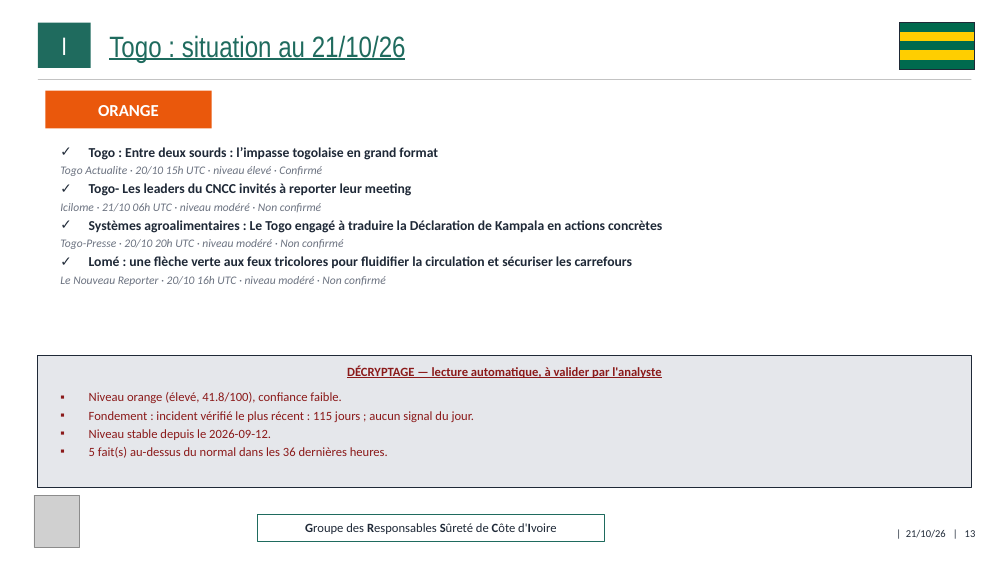
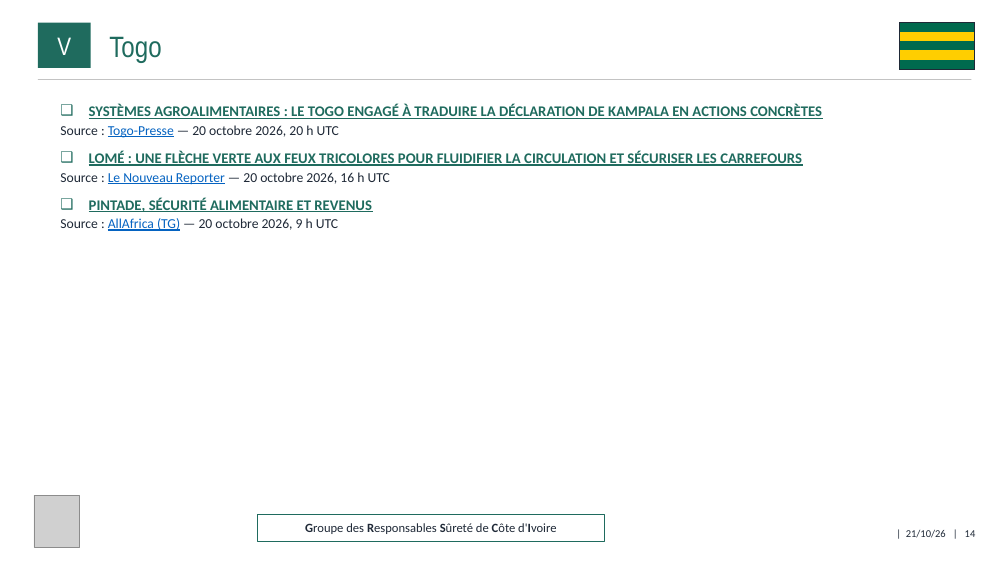
Before and after one commit to ytl1-ops/SentiqS, a slide deck: slide 14 of web/rapports/GRSCI/2026-10.pptx (slide 13 before the commit). Drawn at 1008x567 pixels with LibreOffice and Linux fonts; fonts in the diff are those of the drawing; grey boxes stand for pictures. Boxes give left, top, right and bottom in pixels: in the first picture for what was removed or moved away, otherwise in the second. Text is boxed around its words. In the diff, an @@ line names an element or a change of style, - is before the commit and + after.

```diff
--- a/web/rapports/GRSCI/2026-10.pptx
+++ b/web/rapports/GRSCI/2026-10.pptx
@@ text in rectangle at <box>57,37,71,55</box>: text changed @@
-I
+V
@@ text at <box>109,36,161,62</box>: text changed @@
-Togo : situation au 21/10/26
+Togo
@@ rectangle removed at <box>45,91,212,129</box> @@
-ORANGE
@@ text at <box>60,104,822,231</box>: text changed; size 13 to 14 pt; text colour #1F2937 to #1F6B5E @@
-✓ Togo : Entre deux sourds : l’impasse togolaise en grand format
-  Togo Actualite · 20/10 15h UTC · niveau élevé · Confirmé
-✓ Togo- Les leaders du CNCC invités à reporter leur meeting
-  Icilome · 21/10 06h UTC · niveau modéré · Non confirmé
-✓ Systèmes agroalimentaires : Le Togo engagé à traduire la Déclaration de Kampala en actions concrètes
-  Togo-Presse · 20/10 20h UTC · niveau modéré · Non confirmé
-✓ Lomé : une flèche verte aux feux tricolores pour fluidifier la circulation et sécuriser les carrefours
-  Le Nouveau Reporter · 20/10 16h UTC · niveau modéré · Non confirmé
+❑ SYSTÈMES AGROALIMENTAIRES : LE TOGO ENGAGÉ À TRADUIRE LA DÉCLARATION DE KAMPALA EN ACTIONS CONCRÈTES
+  ▪ Source : Togo-Presse — 20 octobre 2026, 20 h UTC
+❑ LOMÉ : UNE FLÈCHE VERTE AUX FEUX TRICOLORES POUR FLUIDIFIER LA CIRCULATION ET SÉCURISER LES CARREFOURS
+  ▪ Source : Le Nouveau Reporter — 20 octobre 2026, 16 h UTC
+❑ PINTADE, SÉCURITÉ ALIMENTAIRE ET REVENUS
+  ▪ Source : AllAfrica (TG) — 20 octobre 2026, 9 h UTC
@@ rectangle removed at <box>38,355,972,488</box> @@
@@ text removed at <box>347,365,661,378</box> @@
-DÉCRYPTAGE — lecture automatique, à valider par l'analyste
@@ text removed at <box>89,392,475,458</box> @@
-▪ Niveau orange (élevé, 41.8/100), confiance faible.
-▪ Fondement : incident vérifié le plus récent : 115 jours ; aucun signal du jour.
-▪ Niveau stable depuis le 2026-09-12.
-▪ 5 fait(s) au-dessus du normal dans les 36 dernières heures.
@@ text at <box>906,530,976,538</box>: text changed @@
-| 21/10/26 | 13
+| 21/10/26 | 14
```
Also in this commit, not shown: 11 other slides changed, 6 slides added, 4 slides removed, 7 other files.
